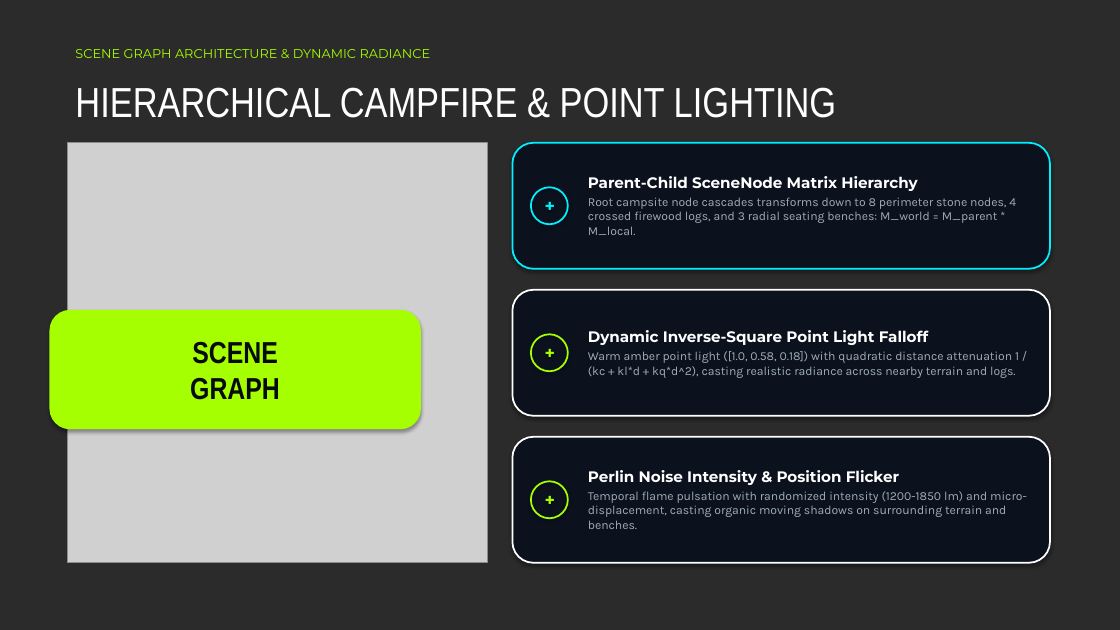
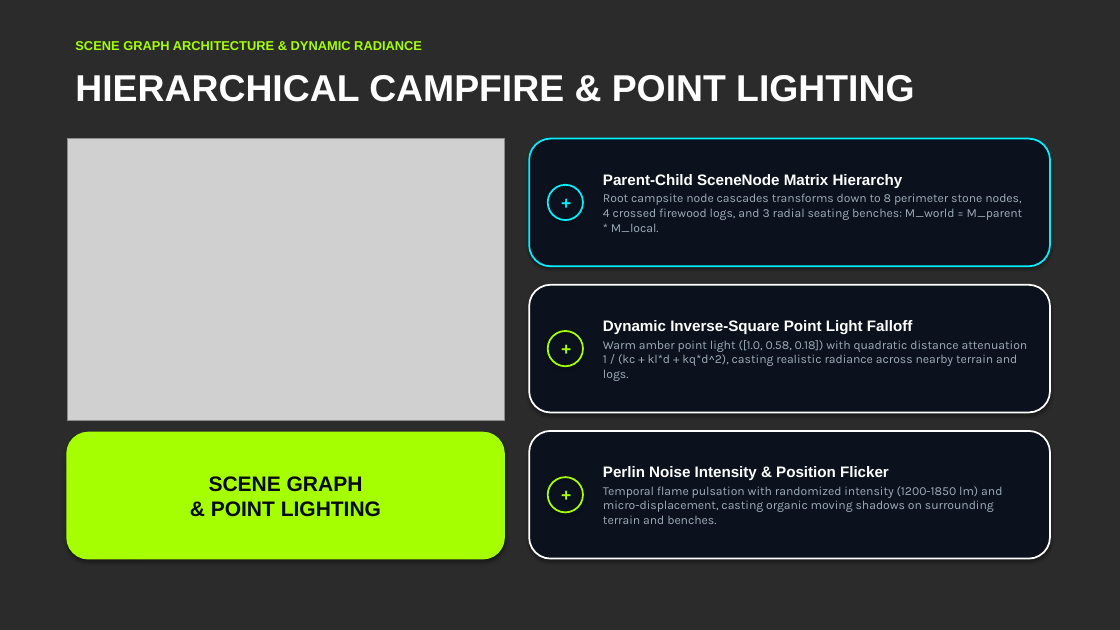
Before and after one commit to duesenbek/mountain-lake-aurora, a slide deck: slide 7 of Final_Presentation_Duisenbek_Agabekuly.pptx. Drawn at 1120x630 pixels with LibreOffice and Linux fonts; fonts in the diff are those of the drawing; grey boxes stand for pictures; background and template pictures are left out; a plain dark background stands for a picture behind light text. Boxes give left, top, right and bottom in pixels: in the first picture for what was removed or moved away, otherwise in the second. Text is boxed around its words. In the diff, an @@ line names an element or a change of style, - is before the commit and + after.

Commit message:
docs: polish slide alignment, apply modern Bahnschrift typography, and add course gratitude

```diff
--- a/Final_Presentation_Duisenbek_Agabekuly.pptx
+++ b/Final_Presentation_Duisenbek_Agabekuly.pptx
@@ text "SCENE GRAPH ARCHITECTURE & DYNAMIC ...": place and size @@
-text "SCENE GRAPH ARCHITECTURE & DYNAMIC ..." at (75, 49, 431, 58)
+text "SCENE GRAPH ARCHITECTURE & DYNAMIC ..." at (75, 41, 422, 50)
@@ text "SCENE GRAPH ARCHITECTURE & DYNAMIC ..." at (75, 41, 422, 50): font Montserrat to Arial, bold on @@
@@ text "HIERARCHICAL CAMPFIRE & POINT LIGHTING": place and size @@
-text "HIERARCHICAL CAMPFIRE & POINT LIGHTING" at (75, 87, 837, 118)
+text "HIERARCHICAL CAMPFIRE & POINT LIGHTING" at (75, 75, 914, 102)
@@ text "HIERARCHICAL CAMPFIRE & POINT LIGHTING" at (75, 75, 914, 102): size 36 to 32 pt, font Arial Narrow to Arial, bold on @@
@@ picture: place and size @@
-picture at (67, 143, 487, 563)
+picture at (67, 139, 504, 420)
@@ rounded rectangle: place and size @@
-rounded rectangle at (513, 143, 1050, 269)
+rounded rectangle at (529, 139, 1050, 266)
@@ text "Parent-Child SceneNode Matrix Hierarchy": place and size @@
-text "Parent-Child SceneNode Matrix Hierarchy" at (588, 176, 1016, 235)
+text "Parent-Child SceneNode Matrix Hierarchy" at (603, 174, 1023, 232)
@@ text at (603, 174, 903, 188): font Montserrat to Arial in "Parent-Child SceneNode Matrix Hierarchy" @@
@@ ellipse "+": place and size @@
-ellipse "+" at (531, 187, 568, 224)
+ellipse "+" at (548, 185, 583, 220)
@@ rounded rectangle: place and size @@
-rounded rectangle at (513, 290, 1050, 416)
+rounded rectangle at (529, 285, 1050, 413)
@@ text "Dynamic Inverse-Square Point Light Falloff": place and size @@
-text "Dynamic Inverse-Square Point Light Falloff" at (588, 330, 1019, 378)
+text "Dynamic Inverse-Square Point Light Falloff" at (603, 320, 1028, 381)
@@ text at (603, 320, 912, 335): font Montserrat to Arial in "Dynamic Inverse-Square Point Light Falloff" @@
@@ ellipse "+": place and size @@
-ellipse "+" at (531, 334, 568, 371)
+ellipse "+" at (548, 331, 583, 366)
@@ rounded rectangle "SCENE GRAPH & POINT LIGHTING": place and size @@
-rounded rectangle "SCENE GRAPH & POINT LIGHTING" at (50, 311, 420, 429)
+rounded rectangle "SCENE GRAPH & POINT LIGHTING" at (67, 433, 504, 559)
@@ rounded rectangle: place and size @@
-rounded rectangle at (513, 437, 1050, 563)
+rounded rectangle at (529, 431, 1050, 559)
@@ text "Perlin Noise Intensity & Position ...": place and size @@
-text "Perlin Noise Intensity & Position ..." at (588, 470, 1027, 529)
+text "Perlin Noise Intensity & Position ..." at (603, 466, 1002, 524)
@@ text in rounded rectangle at (209, 476, 381, 517): text changed; size 26 to 18 pt; font Arial Narrow to Arial @@
-SCENE
-GRAPH
+SCENE GRAPH
+& POINT LIGHTING
@@ font Montserrat to Arial in 3 elements at (548, 185, 583, 220), (548, 331, 583, 366), (548, 477, 583, 513) @@
@@ ellipse "+": place and size @@
-ellipse "+" at (531, 481, 568, 518)
+ellipse "+" at (548, 477, 583, 513)
@@ text at (603, 466, 889, 480): font Montserrat to Arial in "Perlin Noise Intensity & Position Flicker" @@
```
Also in this commit, not shown: 9 other slides changed, 16 other files.
